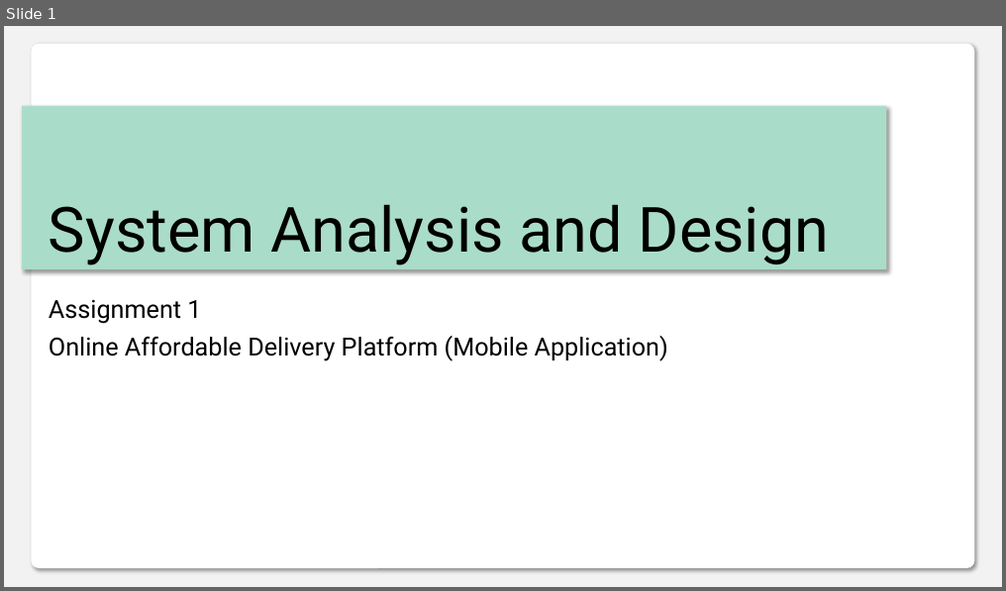
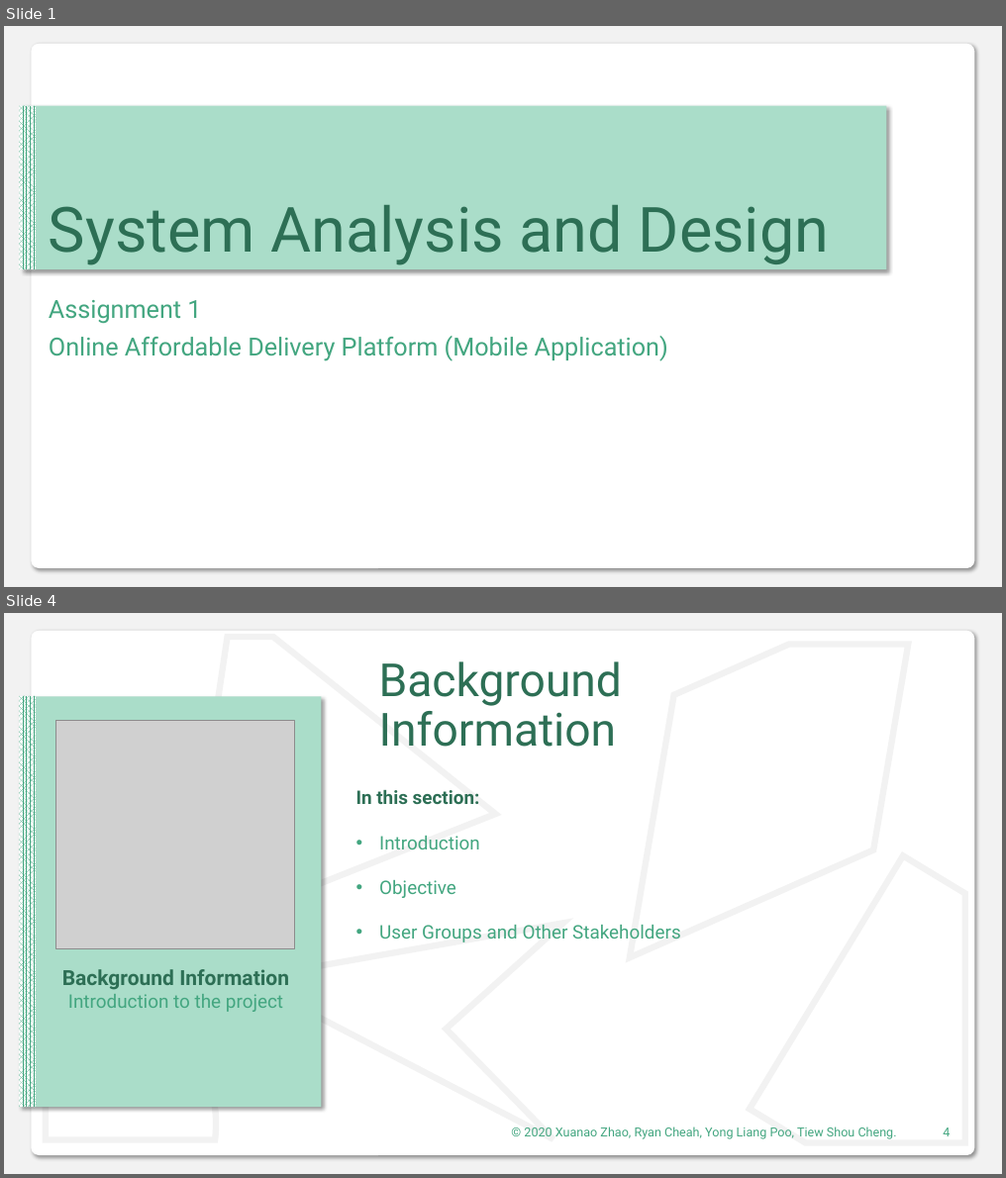
Before and after one commit to DIT202003G1/SAD-Assignment, a slide deck: Presentaion.pptx. Shown one above the other, each under a label of ours: slide 1 before the commit, slides 1 and 4 after it; the slides between them are not shown. The pictures are 1006x591 and 1006x1178 pixels, drawn with LibreOffice and Linux fonts; fonts in the diff are those of the drawing; grey boxes stand for pictures. Boxes give left, top, right and bottom in pixels: in the first picture for what was removed or moved away, otherwise in the second. Text is boxed around its words. In the diff, an @@ line names an element or a change of style, - is before the commit and + after.

Commit message:
done background info ppt

```diff
--- a/Presentaion.pptx
+++ b/Presentaion.pptx
@@ slide 4 added at bbox=[4, 613, 1002, 1174], background #F2F2F2; not listed: 1 template element that a slide beside it also shows @@
@@ freeform shape added at bbox=[182, 637, 495, 939], outline #F2F2F2 6 pt @@
@@ text added at bbox=[379, 662, 622, 747], 44 pt, text #2D6F55 @@
+Background Information
@@ freeform shape added at bbox=[630, 645, 908, 959], outline #F2F2F2 6 pt @@
@@ rectangle added at bbox=[19, 696, 322, 1107], fill #AADDC9 @@
@@ rectangle added at bbox=[19, 696, 37, 1107], fill pattern #43A680 on #FFFFFF @@
@@ picture added at bbox=[55, 721, 294, 950] @@
@@ text added at bbox=[356, 790, 681, 943], 18 pt, text #43A680 @@
+In this section:
+• Introduction
+• Objective
+• User Groups and Other Stakeholders
@@ freeform shape added at bbox=[749, 857, 965, 1144], outline #F2F2F2 6 pt @@
@@ freeform shape added at bbox=[245, 923, 563, 1140], outline #F2F2F2 6 pt @@
@@ freeform shape added at bbox=[46, 988, 216, 1141], outline #F2F2F2 6 pt @@
@@ text added at bbox=[62, 969, 289, 1012], 18 pt, text #43A680 @@
+Background Information
+Introduction to the project
@@ text added at bbox=[524, 1127, 897, 1140], 12 pt, text #43A680 @@
+© 2020 Xuanao Zhao, Ryan Cheah, Yong Liang Poo, Tiew Shou Cheng.
@@ page number added at bbox=[943, 1128, 949, 1137], 12 pt, text #43A680 @@
+4
@@ slide 1 changed as well @@
@@ rectangle added at bbox=[19, 106, 37, 271], fill pattern #43A680 on #FFFFFF @@
@@ title "System Analysis and Design" at bbox=[49, 205, 830, 266]: text colour #000000 to #2D6F55 @@
@@ subtitle "Assignment 1" at bbox=[49, 300, 668, 362]: text colour #000000 to #43A680 @@
```
Also in this commit, not shown: 2 other slides changed, 6 other slides added, 1 slide removed.
